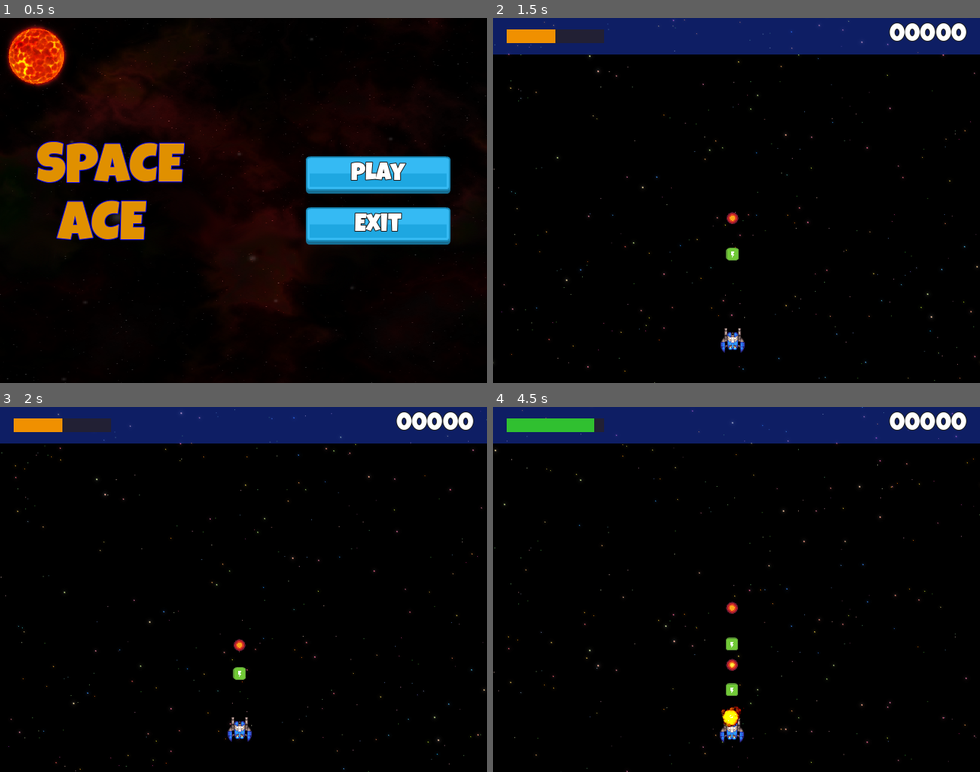
Above: before the commit, frames 1-4 (two rows, left to right).
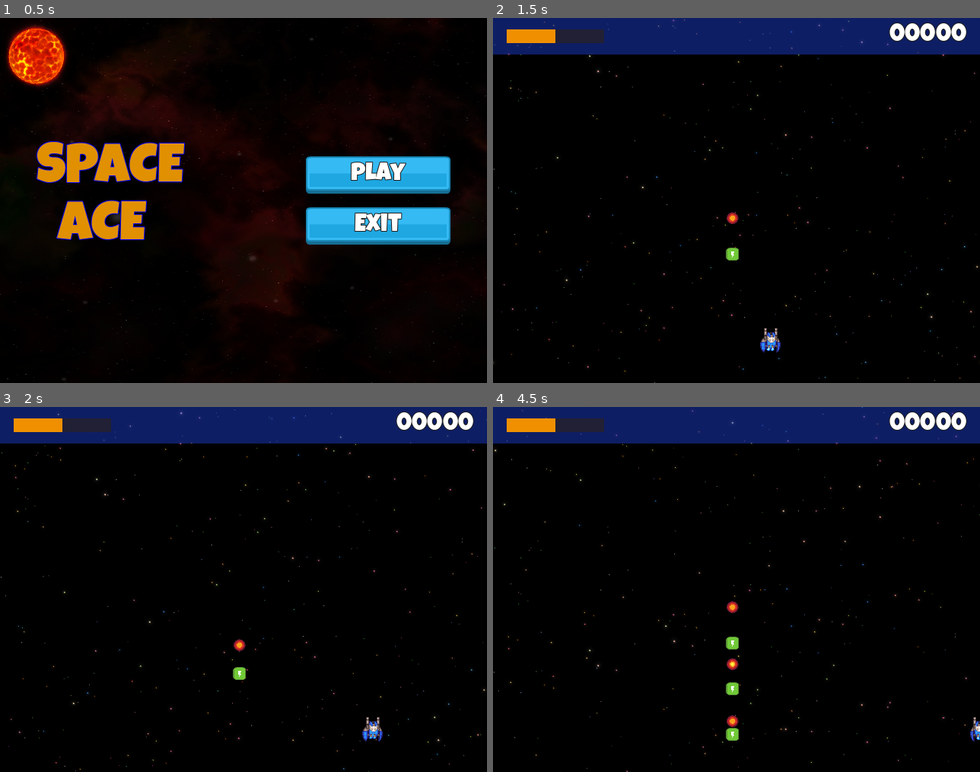
Above: after the commit, the same moments.

Repository: Babrakov/space-ace
Game: Godot game, scene res://Scenes/Main/Main.tscn
Two runs of this game, one before a commit and one after it. Both use one fixed random seed, a clock stepped at 60 frames per second and the inputs below.
Inputs:
- Up to frame 1 (0.5 s): no input
- Up to frame 2 (1.5 s): click "Play" at 0.5 s; hold Right (right) from 1.28 s (still down); tap T (test) at 1.35 s
- Up to frame 3 (2 s): keep holding Right (right)
- Up to frame 4 (4.5 s): release Right (right) at 2.03 s; hold Down (down) 2.03-2.78 s; tap T (test) every 0.75 s from 2.1 to 4.35 s; hold Right (right) 2.78-3.53 s; hold Up (up) 3.53-4.28 s; hold Left (left) from 4.28 s (still down)

Frame 1 is identical in both runs. In frame 2, 0.4% of the frame differs, in the area x 46-60%, y 85-92%; in frame 3, 0.4%; in frame 4, 1.3%, in the area x 2-100%, y 3-92%.

Commit message:
Player Movement

Diff:
--- a/Scenes/Player/Player.gd
+++ b/Scenes/Player/Player.gd
@@ -5,9 +5,11 @@
 const GROUP_NAME: String = "Player"
 
 @export var health_boost: int = 25
+@export var speed: float = 250.0
 
 @onready var sprite_2d: Sprite2D = $Sprite2D
 @onready var shield: Shield = $Shield
+@onready var animation_player: AnimationPlayer = $AnimationPlayer
 
 # Called when the node enters the scene tree for the first time.
 func _ready() -> void:
@@ -18,8 +20,20 @@
 
 # Called every frame. 'delta' is the elapsed time since the previous frame.
 func _process(delta: float) -> void:
-	pass
+	var input = get_input()
+	global_position += input * delta * speed
 
+func get_input() -> Vector2:
+
+	var v = Vector2(Input.get_axis("left", "right"),Input.get_axis("up", "down"))
+
+	if v.x != 0:
+		animation_player.play("turn")
+		sprite_2d.flip_h = true if v.x > 0 else false
+	else:
+		animation_player.play("fly")
+
+	return v.normalized()
 
 func _on_area_entered(area: Area2D) -> void:
 	if area is PowerUp:
--- a/Scenes/Player/Player.tscn
+++ b/Scenes/Player/Player.tscn
@@ -6,6 +6,64 @@
 
 [sub_resource type="CircleShape2D" id="CircleShape2D_ude3g"]
 radius = 12.0
+
+[sub_resource type="Animation" id="Animation_h54ih"]
+resource_name = "fly"
+length = 0.2
+loop_mode = 1
+step = 0.1
+tracks/0/type = "value"
+tracks/0/imported = false
+tracks/0/enabled = true
+tracks/0/path = NodePath("Sprite2D:frame")
+tracks/0/interp = 1
+tracks/0/loop_wrap = true
+tracks/0/keys = {
+"times": PackedFloat32Array(0, 0.1),
+"transitions": PackedFloat32Array(1, 1),
+"update": 1,
+"values": [0, 1]
+}
+
+[sub_resource type="Animation" id="Animation_ude3g"]
+length = 0.001
+tracks/0/type = "value"
+tracks/0/imported = false
+tracks/0/enabled = true
+tracks/0/path = NodePath("Sprite2D:frame")
+tracks/0/interp = 1
+tracks/0/loop_wrap = true
+tracks/0/keys = {
+"times": PackedFloat32Array(0),
+"transitions": PackedFloat32Array(1),
+"update": 1,
+"values": [0]
+}
+
+[sub_resource type="Animation" id="Animation_jmcll"]
+resource_name = "turn"
+length = 0.2
+loop_mode = 1
+step = 0.1
+tracks/0/type = "value"
+tracks/0/imported = false
+tracks/0/enabled = true
+tracks/0/path = NodePath("Sprite2D:frame")
+tracks/0/interp = 1
+tracks/0/loop_wrap = true
+tracks/0/keys = {
+"times": PackedFloat32Array(0, 0.1),
+"transitions": PackedFloat32Array(1, 1),
+"update": 1,
+"values": [2, 3]
+}
+
+[sub_resource type="AnimationLibrary" id="AnimationLibrary_ude3g"]
+_data = {
+&"RESET": SubResource("Animation_ude3g"),
+&"fly": SubResource("Animation_h54ih"),
+&"turn": SubResource("Animation_jmcll")
+}
 
 [node name="Player" type="Area2D"]
 collision_mask = 28
@@ -21,4 +79,10 @@
 
 [node name="Shield" parent="." instance=ExtResource("3_h54ih")]
 
+[node name="AnimationPlayer" type="AnimationPlayer" parent="."]
+libraries = {
+&"": SubResource("AnimationLibrary_ude3g")
+}
+autoplay = "fly"
+
 [connection signal="area_entered" from="." to="." method="_on_area_entered"]
Not shown: 1 places in Scenes/Player/Player.tscn that only renumber resources
